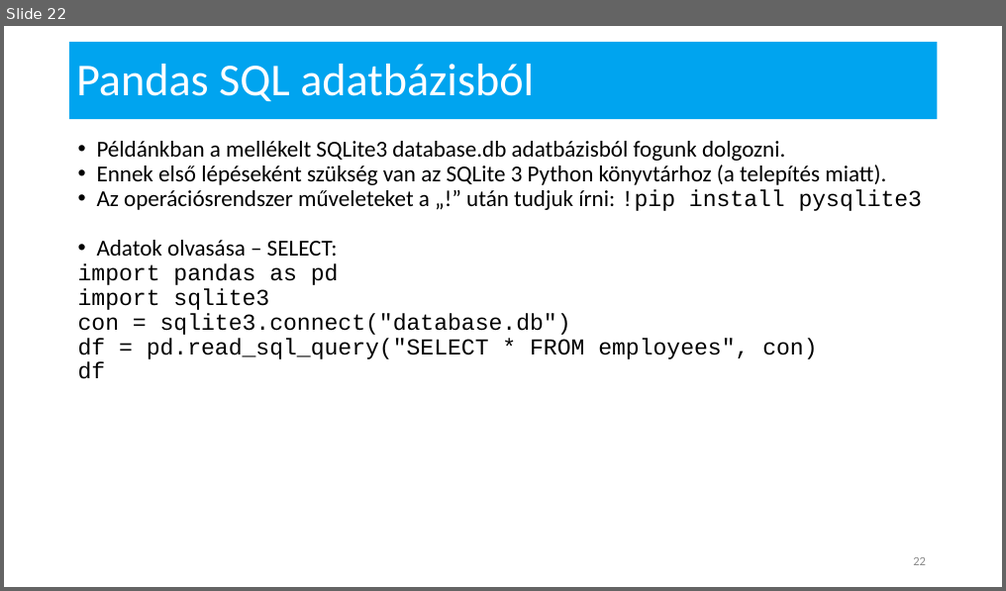
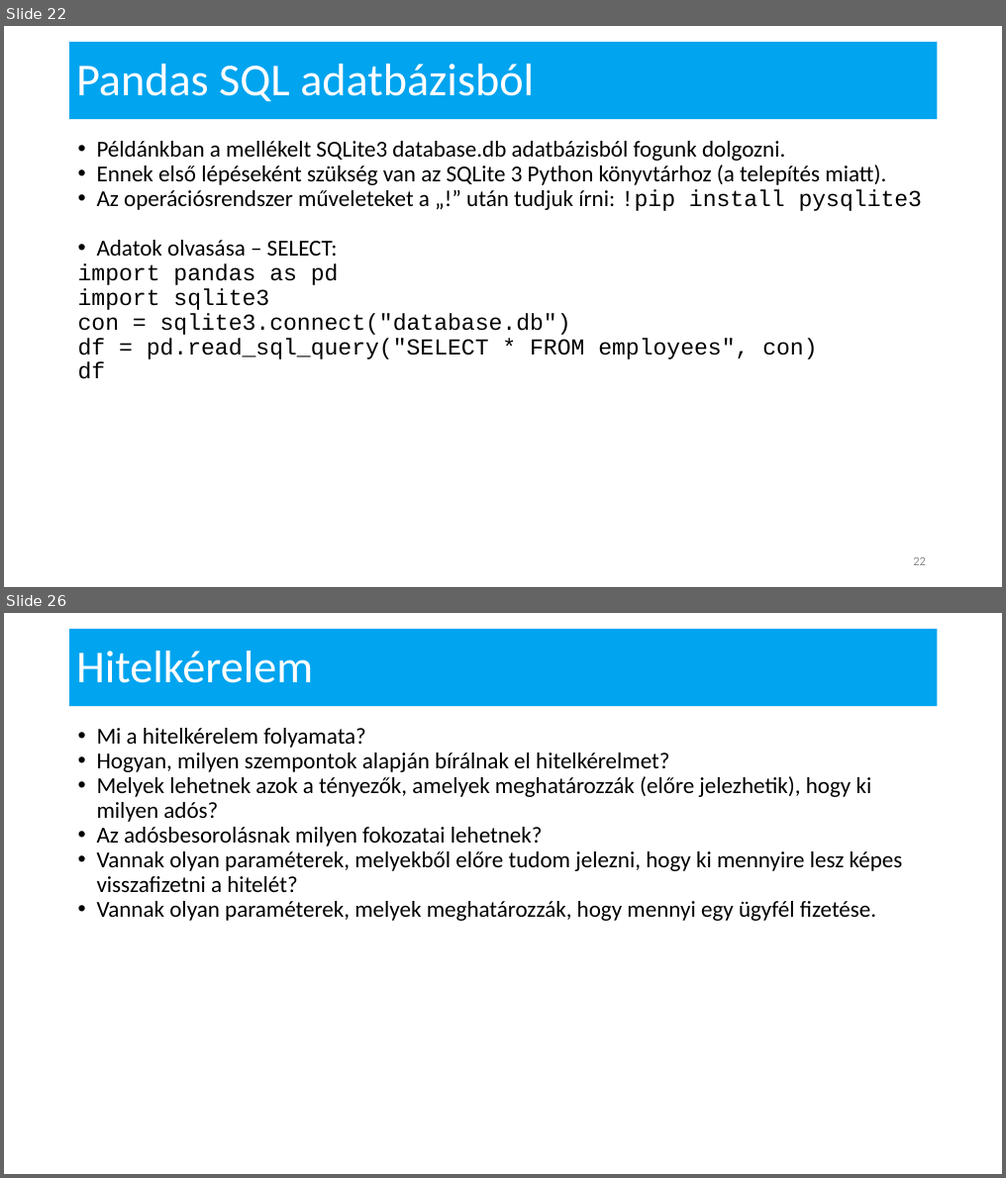
Before and after one commit to mshuedu/microsoft-ai-curriculum, a slide deck: 06-Azure Notebooks alapok/MI-6 - Azure Notebooks.pptx. Shown one above the other, each under a label of ours: slide 22 before the commit, slides 22 and 26 after it; the slides between them are not shown. The pictures are 1006x591 and 1006x1178 pixels, drawn with LibreOffice and Linux fonts; fonts in the diff are those of the drawing; background and template pictures are left out. Boxes give left, top, right and bottom in pixels: in the first picture for what was removed or moved away, otherwise in the second. Text is boxed around its words. In the diff, an @@ line names an element or a change of style, - is before the commit and + after.

```diff
--- a/06-Azure Notebooks alapok/MI-6 - Azure Notebooks.pptx
+++ b/06-Azure Notebooks alapok/MI-6 - Azure Notebooks.pptx
@@ slide 26 added at bbox=[4, 613, 1002, 1174], background #FFFFFF; not listed: 1 template element that a slide beside it also shows @@
@@ title added at bbox=[76, 651, 313, 683], 44 pt, text #FFFEFF @@
+Hitelkérelem
@@ text added at bbox=[97, 728, 903, 921], 22 pt, text #000000 @@
+• Mi a hitelkérelem folyamata?
+• Hogyan, milyen szempontok alapján bírálnak el hitelkérelmet?
+• Melyek lehetnek azok a tényezők, amelyek meghatározzák (előre jelezhetik), hogy ki milyen adós?
+• Az adósbesorolásnak milyen fokozatai lehetnek?
+• Vannak olyan paraméterek, melyekből előre tudom jelezni, hogy ki mennyire lesz képes visszafizetni a hitelét?
+• Vannak olyan paraméterek, melyek meghatározzák, hogy mennyi egy ügyfél fizetése.
```
Also in this commit, not shown: 1 slide changed, 24 other slides added, 27 other files.
